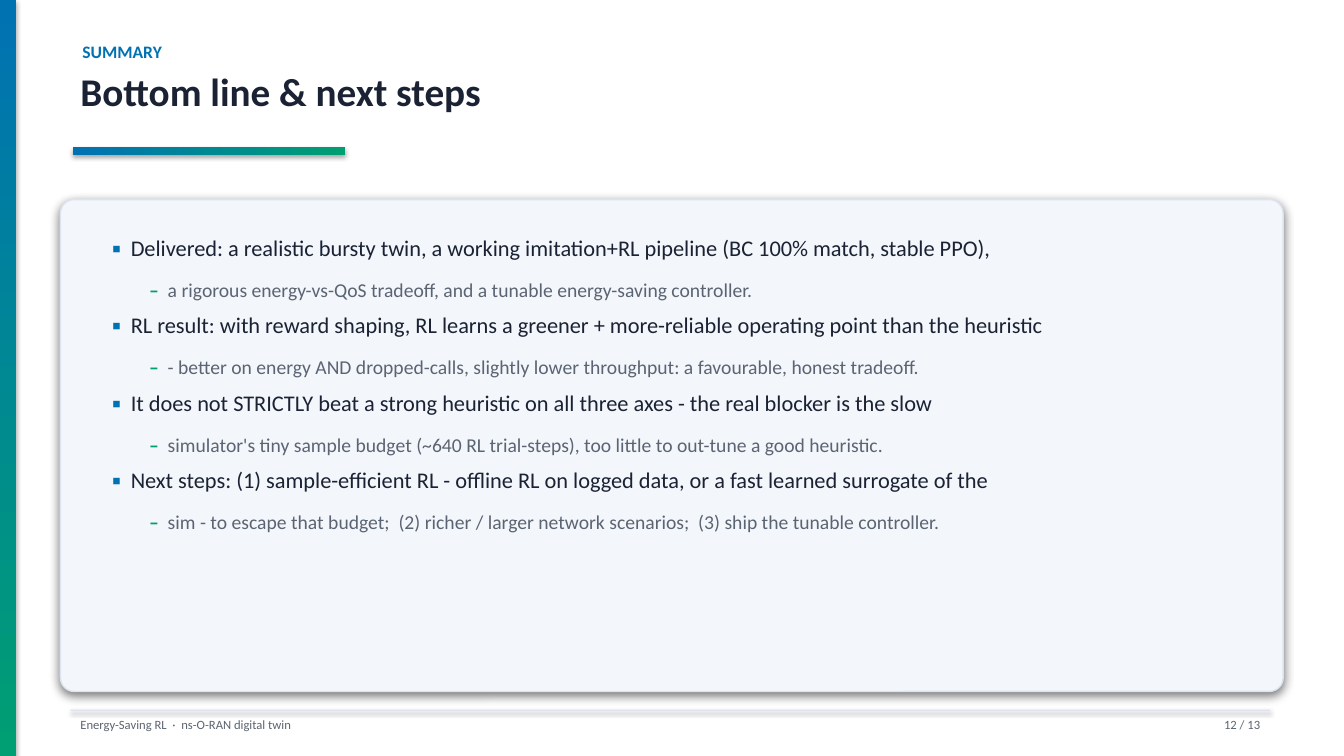
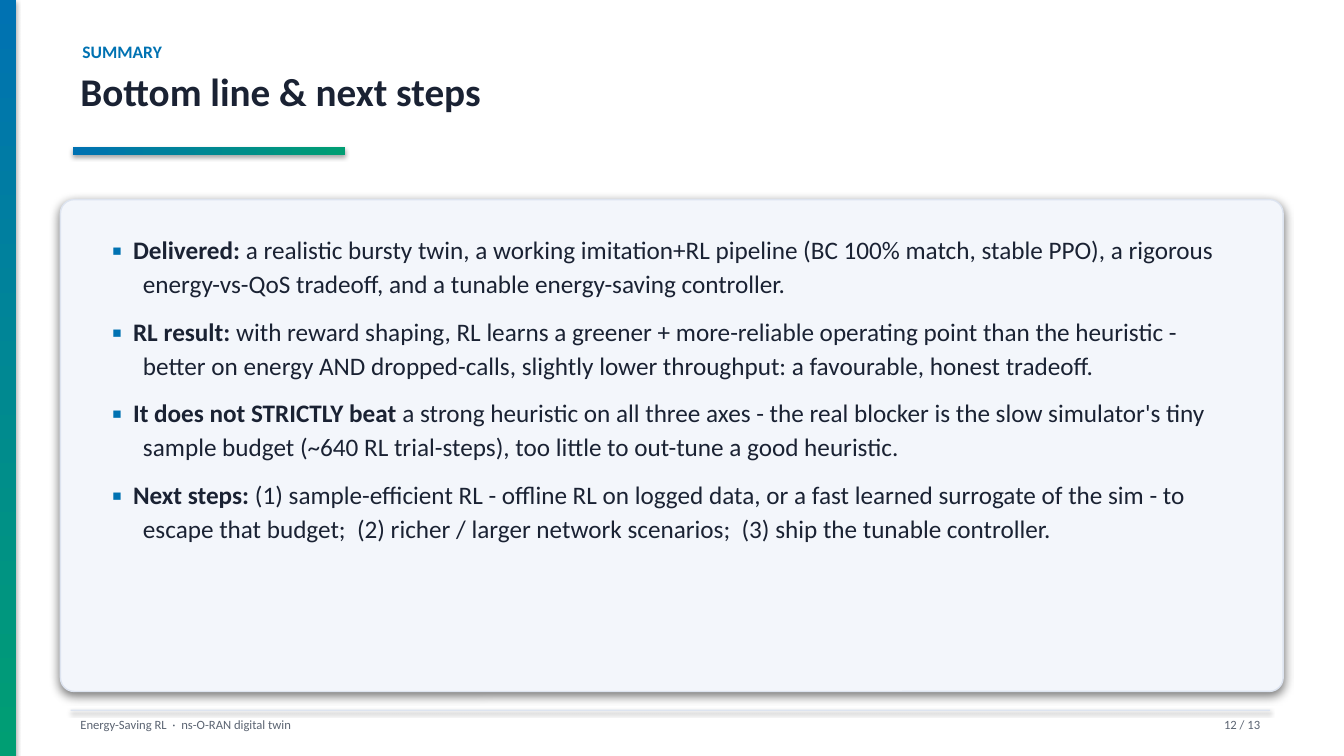
Before and after one commit to SergeantCooper/ns-o-ran-gym, a slide deck: slide 12 of energy_saving_RL_project.pptx. Drawn at 1344x756 pixels with LibreOffice and Linux fonts; fonts in the diff are those of the drawing. Boxes give left, top, right and bottom in pixels: in the first picture for what was removed or moved away, otherwise in the second. Text is boxed around its words. In the diff, an @@ line names an element or a change of style, - is before the commit and + after.

Commit message:
deck: merge hard-wrapped sentence fragments into whole bullets
The old flat deck manually split sentences across a level-0 line + a level-1
sub-bullet to control width. With auto-wrapping panels those splits rendered as
orphaned dashed fragments (worst on slide 12). Merged each split back into one
bullet on slides 2/3/6/9/12/13 (wording unchanged) and added bold lead-in labels
on the bottom-line slide. Genuine sub-steps (slide 4) kept as-is.

```diff
--- a/energy_saving_RL_project.pptx
+++ b/energy_saving_RL_project.pptx
@@ text at (133, 240, 1213, 543): text changed; size 16 to 18 pt @@
-▪ Delivered: a realistic bursty twin, a working imitation+RL pipeline (BC 100% match, stable PPO),
-– a rigorous energy-vs-QoS tradeoff, and a tunable energy-saving controller.
-▪ RL result: with reward shaping, RL learns a greener + more-reliable operating point than the heuristic
-– - better on energy AND dropped-calls, slightly lower throughput: a favourable, honest tradeoff.
-▪ It does not STRICTLY beat a strong heuristic on all three axes - the real blocker is the slow
-– simulator's tiny sample budget (~640 RL trial-steps), too little to out-tune a good heuristic.
-▪ Next steps: (1) sample-efficient RL - offline RL on logged data, or a fast learned surrogate of the
-– sim - to escape that budget; (2) richer / larger network scenarios; (3) ship the tunable controller.
+▪ Delivered: a realistic bursty twin, a working imitation+RL pipeline (BC 100% match, stable PPO), a rigorous energy-vs-QoS tradeoff, and a tunable energy-saving controller.
+▪ RL result: with reward shaping, RL learns a greener + more-reliable operating point than the heuristic - better on energy AND dropped-calls, slightly lower throughput: a favourable, honest tradeoff.
+▪ It does not STRICTLY beat a strong heuristic on all three axes - the real blocker is the slow simulator's tiny sample budget (~640 RL trial-steps), too little to out-tune a good heuristic.
+▪ Next steps: (1) sample-efficient RL - offline RL on logged data, or a fast learned surrogate of the sim - to escape that budget; (2) richer / larger network scenarios; (3) ship the tunable controller.
```
Also in this commit, not shown: 5 other slides changed, 1 other file.
